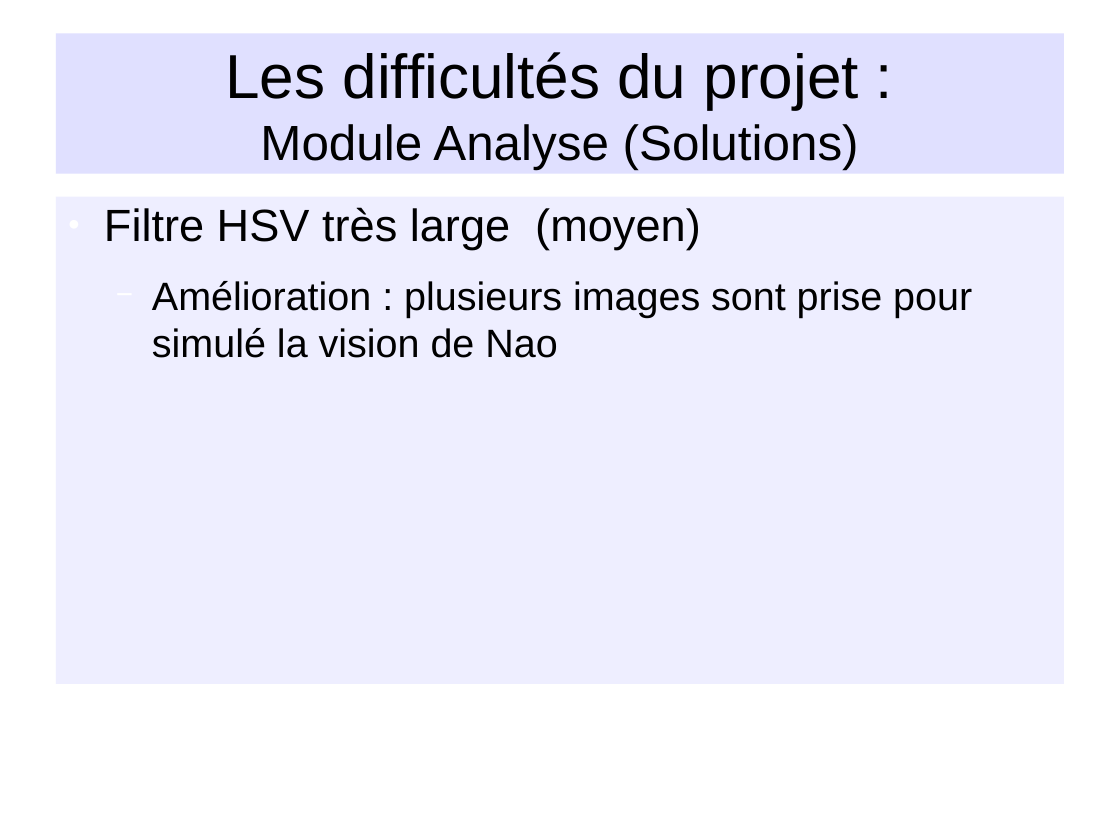
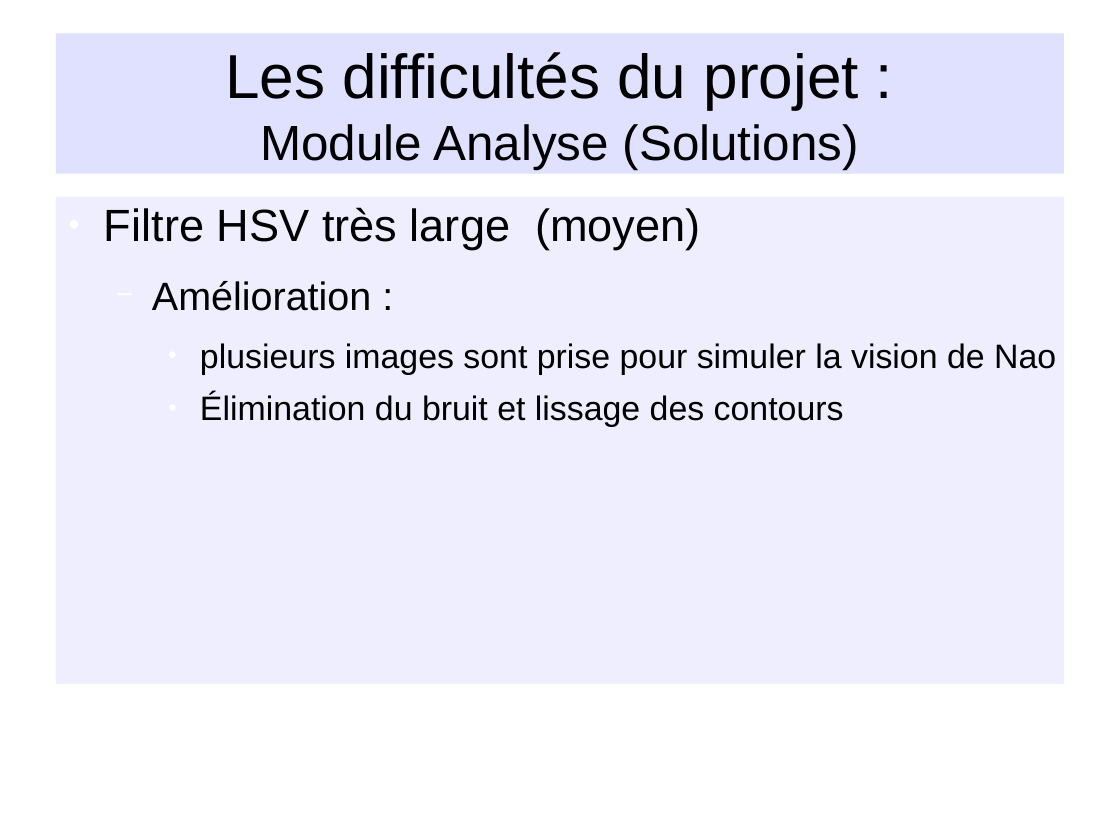
Before and after one commit to NesKaphe/nao-p7, a slide deck: slide 11 of documents/diaporama/diapo_nao.odp. Drawn at 1120x840 pixels with LibreOffice and Linux fonts; fonts in the diff are those of the drawing; background and template pictures are left out. Boxes give left, top, right and bottom in pixels: in the first picture for what was removed or moved away, otherwise in the second. Text is boxed around its words. In the diff, an @@ line names an element or a change of style, - is before the commit and + after.

```diff
--- a/documents/diaporama/diapo_nao.odp
+++ b/documents/diaporama/diapo_nao.odp
@@ text at <box>152,281,1056,427</box>: text changed; size 28 to 24 pt @@
-  − Amélioration : plusieurs images sont prise pour simulé la vision de Nao
+  − Amélioration :
+    ● plusieurs images sont prise pour simuler la vision de Nao
+    ● Élimination du bruit et lissage des contours
```
Also in this commit, not shown: 6 other slides changed, 5 other files.
